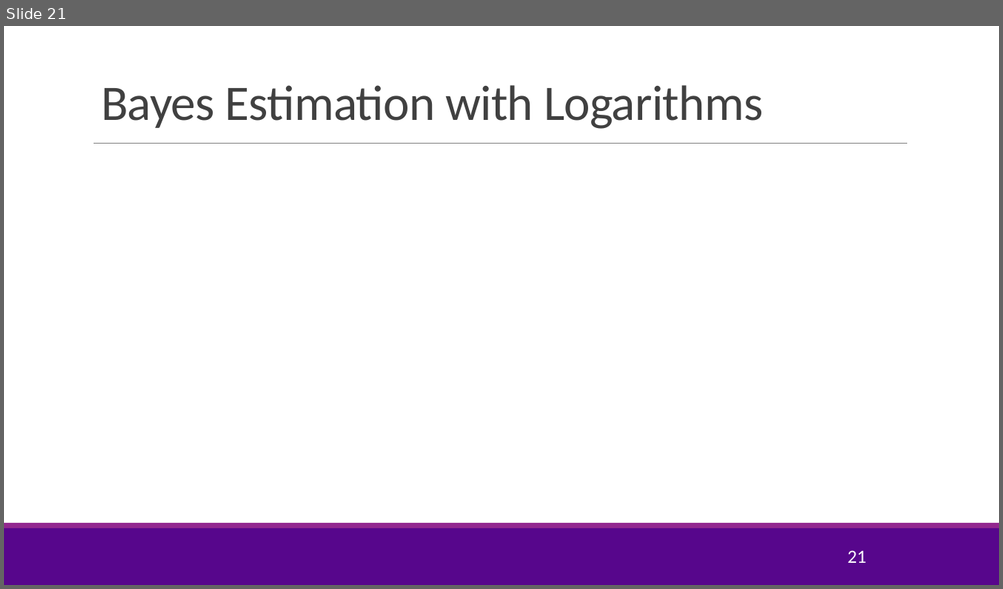
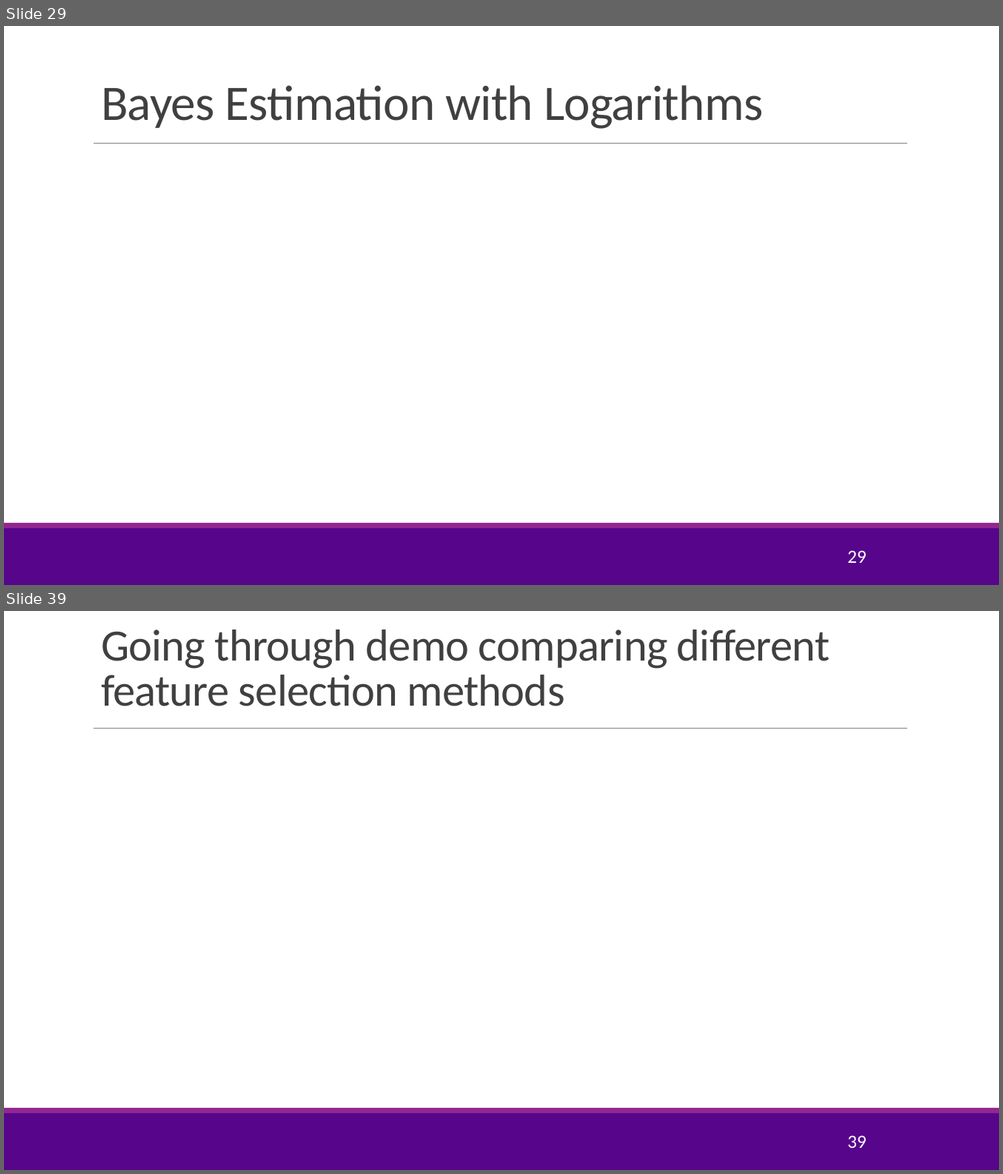
Before and after one commit to joshzzl/introml, a slide deck: lectures/Lect05_Lasso.pptx. Shown one above the other, each under a label of ours: slide 21 before the commit, slides 29 and 39 after it; the slides between them are not shown. The pictures are 1003x589 and 1003x1174 pixels, drawn with LibreOffice and Linux fonts; fonts in the diff are those of the drawing; grey boxes stand for pictures; background and template pictures are left out. Boxes give left, top, right and bottom in pixels: in the first picture for what was removed or moved away, otherwise in the second. Text is boxed around its words. In the diff, an @@ line names an element or a change of style, - is before the commit and + after.

Commit message:
Added description about Ridge Regression. Added material regarding other feature selection methods.

```diff
--- a/lectures/Lect05_Lasso.pptx
+++ b/lectures/Lect05_Lasso.pptx
@@ slide 39 added at (x1=4, y1=611, x2=999, y2=1170), background #FFFFFF; not listed: 3 template elements that a slide beside it also shows @@
@@ title added at (x1=101, y1=629, x2=830, y2=706), 43.2 pt, text #404040 @@
+Going through demo comparing different feature selection methods
@@ page number added at (x1=847, y1=1136, x2=866, y2=1148), 18 pt, text #FFFFFF @@
+39
@@ what was slide 21 is now slide 29 @@
@@ page number at (x1=847, y1=551, x2=866, y2=563): text changed @@
-21
+29
```
Also in this commit, not shown: 6 slides changed, 18 other slides added, 1 other file.
